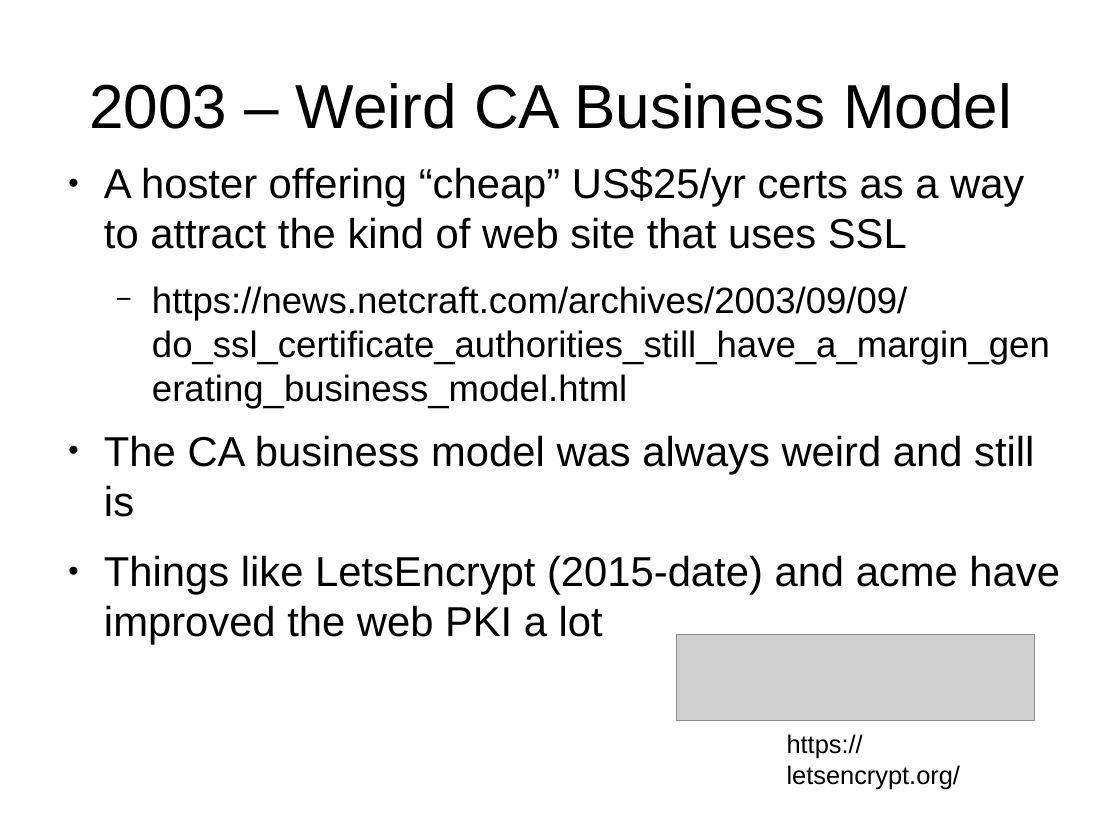
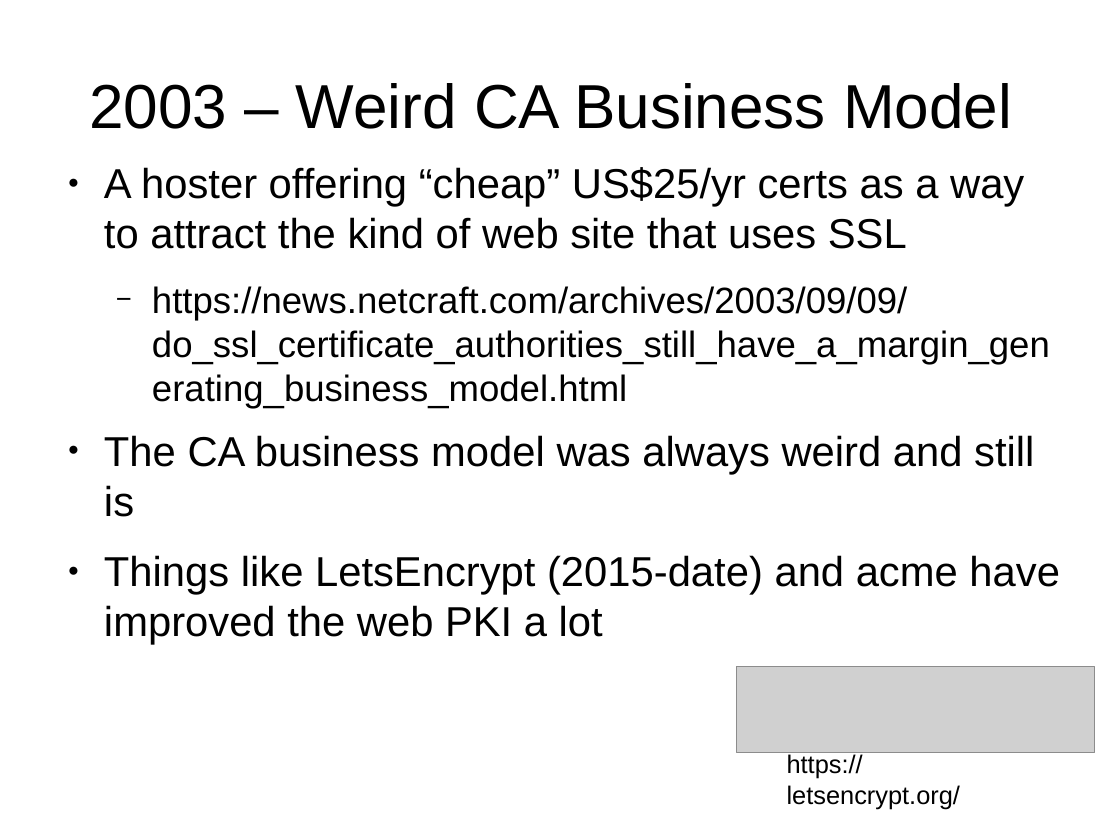
Before and after one commit to sftcd/cs7053, a slide deck: slide 13 of 2023lectures/heanet-farrell.odp (slide 12 before the commit). Drawn at 1120x840 pixels with LibreOffice and Linux fonts; fonts in the diff are those of the drawing; grey boxes stand for pictures; background and template pictures are left out. Boxes give left, top, right and bottom in pixels: in the first picture for what was removed or moved away, otherwise in the second. Text is boxed around its words. In the diff, an @@ line names an element or a change of style, - is before the commit and + after.

```diff
--- a/2023lectures/heanet-farrell.odp
+++ b/2023lectures/heanet-farrell.odp
@@ picture: place and size @@
-picture at box(677, 635, 1036, 721)
+picture at box(737, 667, 1096, 752)
@@ text "https://letsencrypt.org/": place and size @@
-text "https://letsencrypt.org/" at box(787, 734, 960, 789)
+text "https://letsencrypt.org/" at box(787, 754, 960, 809)
```
Also in this commit, not shown: 1 slide added, 4 other files.
